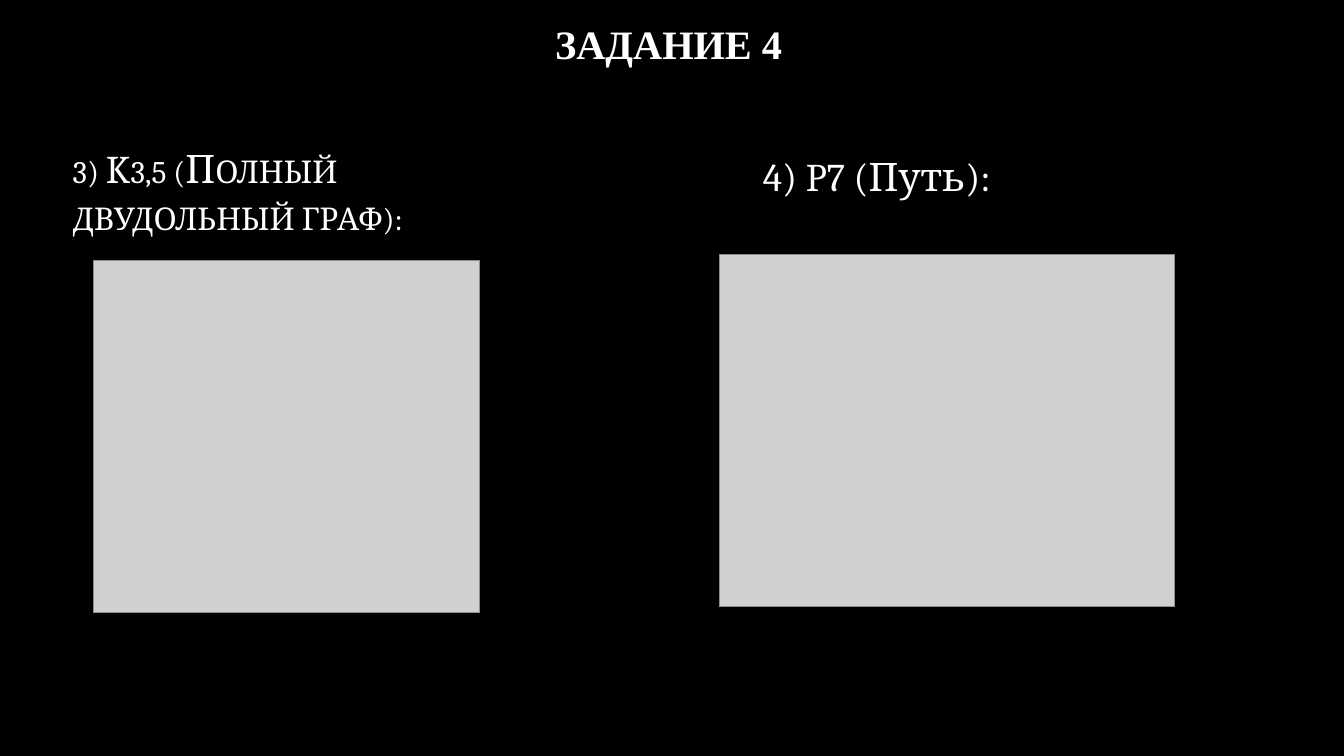
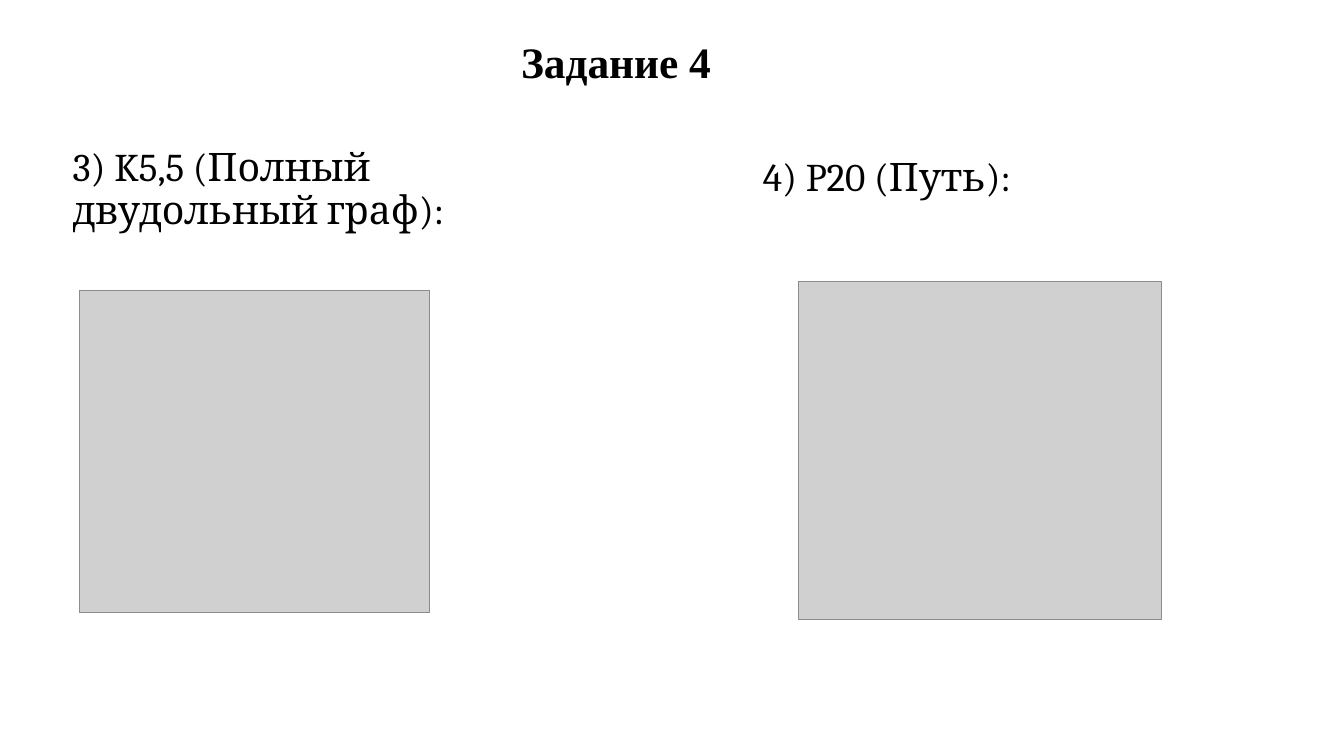
Before and after one commit to Lustitel/PPP_Labs, a slide deck: slide 10 of Lab2 презентация.pptx. Drawn at 1344x756 pixels with LibreOffice and Linux fonts; fonts in the diff are those of the drawing; grey boxes stand for pictures; background and template pictures are left out. Boxes give left, top, right and bottom in pixels: in the first picture for what was removed or moved away, otherwise in the second. Text is boxed around its words. In the diff, an @@ line names an element or a change of style, - is before the commit and + after.

```diff
--- a/Lab2 презентация.pptx
+++ b/Lab2 презентация.pptx
@@ background picture (left out) to #FFFFFF @@
@@ title at [521, 49, 711, 86]: text changed; size 28.8 to 31 pt; text colour gradient #FFFFFF to #A6A6A6 to #000000 @@
-ЗАДАНИЕ 4
+Задание 4
@@ text "3) K5,5 (Полный двудольный граф):" at [73, 152, 419, 234]: vertical alignment middle to top @@
@@ text at [73, 152, 419, 234]: text changed; text colour gradient #FFFFFF to #BFBFBF to #000000 @@
-3) K3,5 (Полный двудольный граф):
+3) K5,5 (Полный двудольный граф):
@@ text at [763, 163, 986, 201]: text changed; text colour #FFFFFF to #000000 @@
-4) P7 (Путь):
+4) P20 (Путь):
@@ picture: place and size @@
-picture at [94, 260, 480, 613]
+picture at [80, 290, 430, 613]
@@ picture: place and size @@
-picture at [720, 254, 1176, 607]
+picture at [800, 281, 1162, 619]
```
Also in this commit, not shown: 24 other slides changed, 1 other file.
